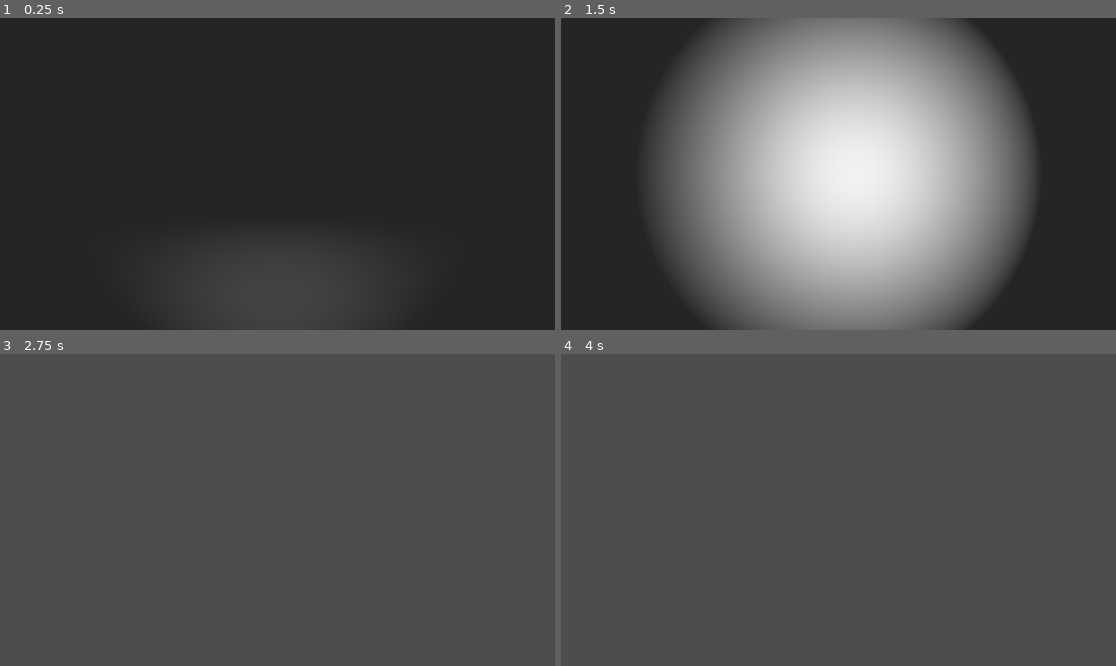
Above: before the commit, frames 1-4 (two rows, left to right).
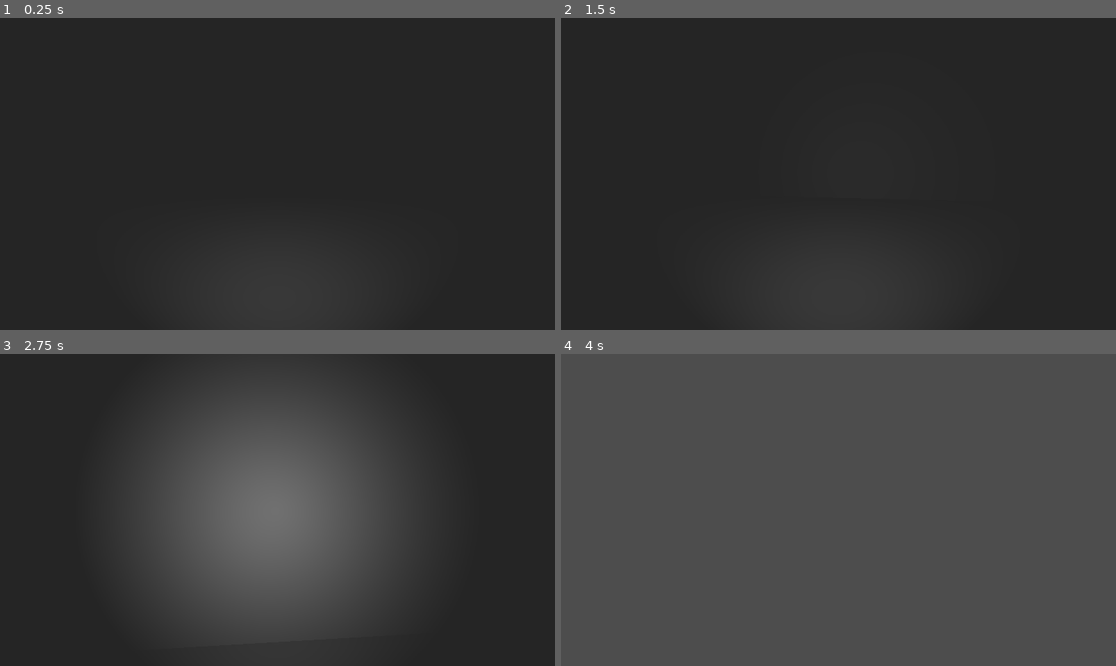
Above: after the commit, the same moments.

Repository: codie-sharp/godot-lighting-demo
Game: Godot game, scene res://EnvironmentScene.tscn
Two runs of this game, one before a commit and one after it. Both use one fixed random seed, a clock stepped at 60 frames per second and the inputs below.
Inputs (mouse positions are in pixels of both pictures, inside the frame that each line leads up to):
- Up to frame 1 (0.25 s): no input
- Up to frame 2 (1.5 s): tap Enter at 0.5 s; move the mouse to (866, 174) at 0.52 s; hold W (move_forward) from 0.53 s (still down); move the mouse to (810, 174) at 1.27 s
- Up to frame 3 (2.75 s): keep holding W (move_forward); tap Space at 2 s; move the mouse to (288, 503) at 2.02 s
- Up to frame 4 (4 s): keep holding W (move_forward); move the mouse to (832, 516) at 2.77 s; tap Enter at 3.5 s; move the mouse to (877, 513) at 3.52 s

The runs differ from the first frame. In frame 2, 60% of the frame differs, in the area x 16-86%, y 0-100%; in frame 3, 61%, in the area x 0-100%, y 0-100%; in frame 4, nothing differs.

Commit message:
ui progress

Diff:
--- a/ControlScript.gd
+++ b/ControlScript.gd
@@ -3,21 +3,51 @@
 @onready var lantern = $"../Player/SpotLight3D"
 @onready var world_env = $"../WorldEnvironment"
 
+# spot_angle_attenuation [default: 1.0]
+# spot_attenuation [default: 1.0]
+
+# Lantern settings
 @onready var lantern_angle_slider = $HBoxContainer/LanternVBox/AngleSlider
 @onready var lantern_angle_value_label = $HBoxContainer/LanternVBox/AngleValueLabel
+
+@onready var lantern_angle_attenuation_slider = $HBoxContainer/LanternVBox/AngleAttenuationSlider
+@onready var lantern_angle_attenuation_value_label = $HBoxContainer/LanternVBox/AngleAttenuationValueLabel
+
+@onready var lantern_range_slider = $HBoxContainer/LanternVBox/RangeSlider
+@onready var lantern_range_value_label = $HBoxContainer/LanternVBox/RangeValueLabel
+
+@onready var lantern_range_attenuation_slider = $HBoxContainer/LanternVBox/RangeAttenuationSlider
+@onready var lantern_range_attenuation_value_label = $HBoxContainer/LanternVBox/RangeAttenuationValueLabel
+
 @onready var lantern_brightness_slider = $HBoxContainer/LanternVBox/BrightnessSlider
 @onready var lantern_brightness_value_label = $HBoxContainer/LanternVBox/BrightnessValueLabel
 @onready var lantern_color_picker = $HBoxContainer/LanternVBox/ColorPicker
 
+# World environment settings
 @onready var ambient_power_slider = $HBoxContainer/AmbientVBox/BrightnessSlider
 @onready var ambient_color_picker = $HBoxContainer/AmbientVBox/ColorPicker
 @onready var fog_density_slider = $HBoxContainer/AmbientVBox/FogDensitySlider
 
 func _ready():
+	# Lantern angle
 	lantern_angle_slider.value = lantern.spot_angle
 	lantern_angle_slider.value_changed.connect(update_lantern_angle)
 	lantern_angle_value_label.text = str(lantern.spot_angle)
 
+	lantern_angle_attenuation_slider.value = lantern.spot_angle_attenuation
+	lantern_angle_attenuation_slider.value_changed.connect(update_lantern_angle_attenuation)
+	lantern_angle_attenuation_value_label.text = str(lantern.spot_angle_attenuation)
+
+	# Lantern range
+	lantern_range_slider.value = lantern.spot_range
+	lantern_range_slider.value_changed.connect(update_lantern_range)
+	lantern_range_value_label.text = str(lantern.spot_range)
+
+	lantern_range_attenuation_slider.value = lantern.spot_attenuation
+	lantern_range_attenuation_slider.value_changed.connect(update_lantern_range_attenuation)
+	lantern_range_attenuation_value_label.text = str(lantern.spot_attenuation)
+
+	# Lantern light
 	lantern_brightness_slider.value = lantern.light_energy
 	lantern_brightness_slider.value_changed.connect(update_lantern_brightness)
 	lantern_brightness_value_label.text = str(lantern.light_energy)
@@ -25,6 +55,7 @@
 	lantern_color_picker.color = lantern.light_color
 	lantern_color_picker.color_changed.connect(update_lantern_color)
 
+	# World environment
 	ambient_power_slider.value = world_env.environment.ambient_light_energy
 	ambient_power_slider.value_changed.connect(update_ambient_power)
 
@@ -38,8 +69,21 @@
 	lantern.spot_angle = value
 	lantern_angle_value_label.text = str(value)
 
+func update_lantern_angle_attenuation(value):
+	lantern.spot_angle_attenuation = value
+	lantern_angle_attenuation_value_label.text = str(value)
+
+func update_lantern_range(value):
+	lantern.spot_range = value
+	lantern_range_value_label.text = str(value)
+
+func update_lantern_range_attenuation(value):
+	lantern.spot_attenuation = value
+	lantern_range_attenuation_value_label.text = str(value)
+
 func update_lantern_brightness(value):
 	lantern.light_energy = value
+	lantern_brightness_value_label.text = str(value)
 
 func update_lantern_color(value):
 	lantern.light_color = value
--- a/EnvironmentScene.tscn
+++ b/EnvironmentScene.tscn
@@ -5,7 +5,7 @@
 
 [sub_resource type="BoxMesh" id="BoxMesh_pkr82"]
 flip_faces = true
-size = Vector3(10, 10, 10)
+size = Vector3(25, 10, 25)
 
 [sub_resource type="CapsuleShape3D" id="CapsuleShape3D_f8v17"]
 radius = 0.2
@@ -32,6 +32,9 @@
 
 [node name="SpotLight3D" type="SpotLight3D" parent="Player"]
 transform = Transform3D(1, 0, 0, 0, 1, 0, 0, 0, 1, 0, 1, 0)
+spot_range = 10.0
+spot_attenuation = 1.5
+spot_angle_attenuation = 1.5
 
 [node name="Control" type="Control" parent="."]
 layout_mode = 3
@@ -46,14 +49,66 @@
 [node name="LanternVBox" type="VBoxContainer" parent="Control/HBoxContainer"]
 layout_mode = 2
 
+[node name="LanternLabel" type="Label" parent="Control/HBoxContainer/LanternVBox"]
+layout_mode = 2
+text = "Lantern Settings"
+horizontal_alignment = 1
+
 [node name="AngleTextLabel" type="Label" parent="Control/HBoxContainer/LanternVBox"]
 layout_mode = 2
 text = "Angle"
 
 [node name="AngleSlider" type="HSlider" parent="Control/HBoxContainer/LanternVBox"]
 layout_mode = 2
+min_value = 5.0
+max_value = 180.0
+step = 5.0
+value = 5.0
 
 [node name="AngleValueLabel" type="Label" parent="Control/HBoxContainer/LanternVBox"]
+layout_mode = 2
+horizontal_alignment = 1
+
+[node name="AngleAttenuationTextLabel" type="Label" parent="Control/HBoxContainer/LanternVBox"]
+layout_mode = 2
+text = "Angle Attenuation"
+
+[node name="AngleAttenuationSlider" type="HSlider" parent="Control/HBoxContainer/LanternVBox"]
+layout_mode = 2
+min_value = 0.1
+max_value = 2.0
+step = 0.1
+value = 1.0
+
+[node name="AngleAttenuationValueLabel" type="Label" parent="Control/HBoxContainer/LanternVBox"]
+layout_mode = 2
+horizontal_alignment = 1
+
+[node name="RangeTextLabel" type="Label" parent="Control/HBoxContainer/LanternVBox"]
+layout_mode = 2
+text = "Range"
+
+[node name="RangeSlider" type="HSlider" parent="Control/HBoxContainer/LanternVBox"]
+layout_mode = 2
+max_value = 50.0
+value = 5.0
+
+[node name="RangeValueLabel" type="Label" parent="Control/HBoxContainer/LanternVBox"]
+layout_mode = 2
+horizontal_alignment = 1
+
+[node name="RangeAttenuationTextLabel" type="Label" parent="Control/HBoxContainer/LanternVBox"]
+layout_mode = 2
+text = "Range Attenuation"
+
+[node name="RangeAttenuationSlider" type="HSlider" parent="Control/HBoxContainer/LanternVBox"]
+layout_mode = 2
+min_value = 0.1
+max_value = 2.0
+step = 0.1
+value = 1.0
+
+[node name="RangeAttenuationValueLabel" type="Label" parent="Control/HBoxContainer/LanternVBox"]
 layout_mode = 2
 horizontal_alignment = 1
 
@@ -63,13 +118,14 @@
 
 [node name="BrightnessSlider" type="HSlider" parent="Control/HBoxContainer/LanternVBox"]
 layout_mode = 2
+max_value = 20.0
+step = 0.1
 
 [node name="BrightnessValueLabel" type="Label" parent="Control/HBoxContainer/LanternVBox"]
 layout_mode = 2
 horizontal_alignment = 1
 
 [node name="ColorPickerButton" type="ColorPickerButton" parent="Control/HBoxContainer/LanternVBox"]
-visible = false
 layout_mode = 2
 edit_alpha = false
 
@@ -77,6 +133,7 @@
 layout_mode = 2
 
 [node name="AmbientVBox" type="VBoxContainer" parent="Control/HBoxContainer"]
+visible = false
 layout_mode = 2
 
 [node name="BrightnessSlider" type="HSlider" parent="Control/HBoxContainer/AmbientVBox"]
--- a/PlayerScript.gd
+++ b/PlayerScript.gd
@@ -1,6 +1,6 @@
 extends CharacterBody3D
 
-@export var move_speed: float = 5.0
+@export var move_speed: float = 5
 @export var mouse_sensitivity: float = 0.2
 @export var spotlight_angle: float = 45.0
 @export var spotlight_power: float = 5.0
